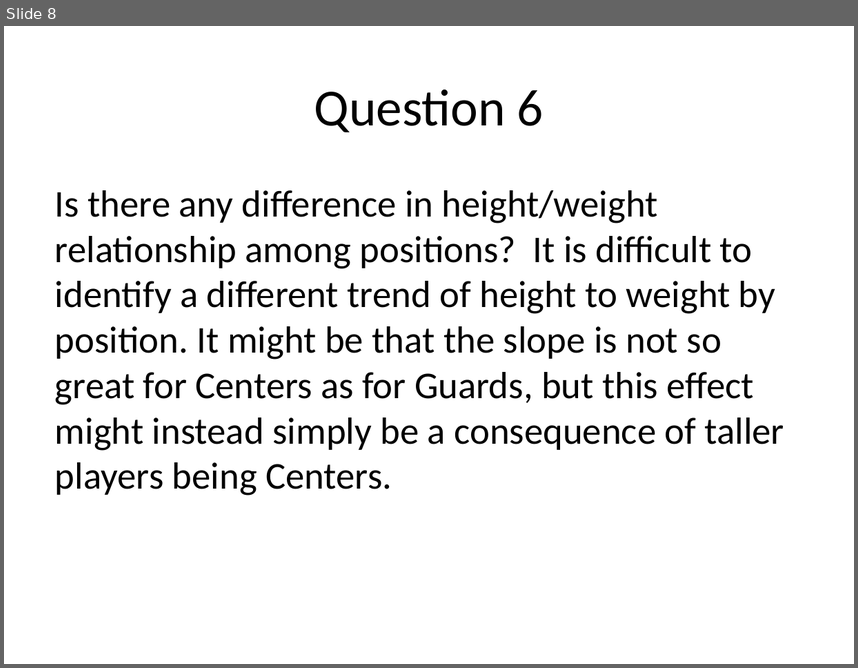
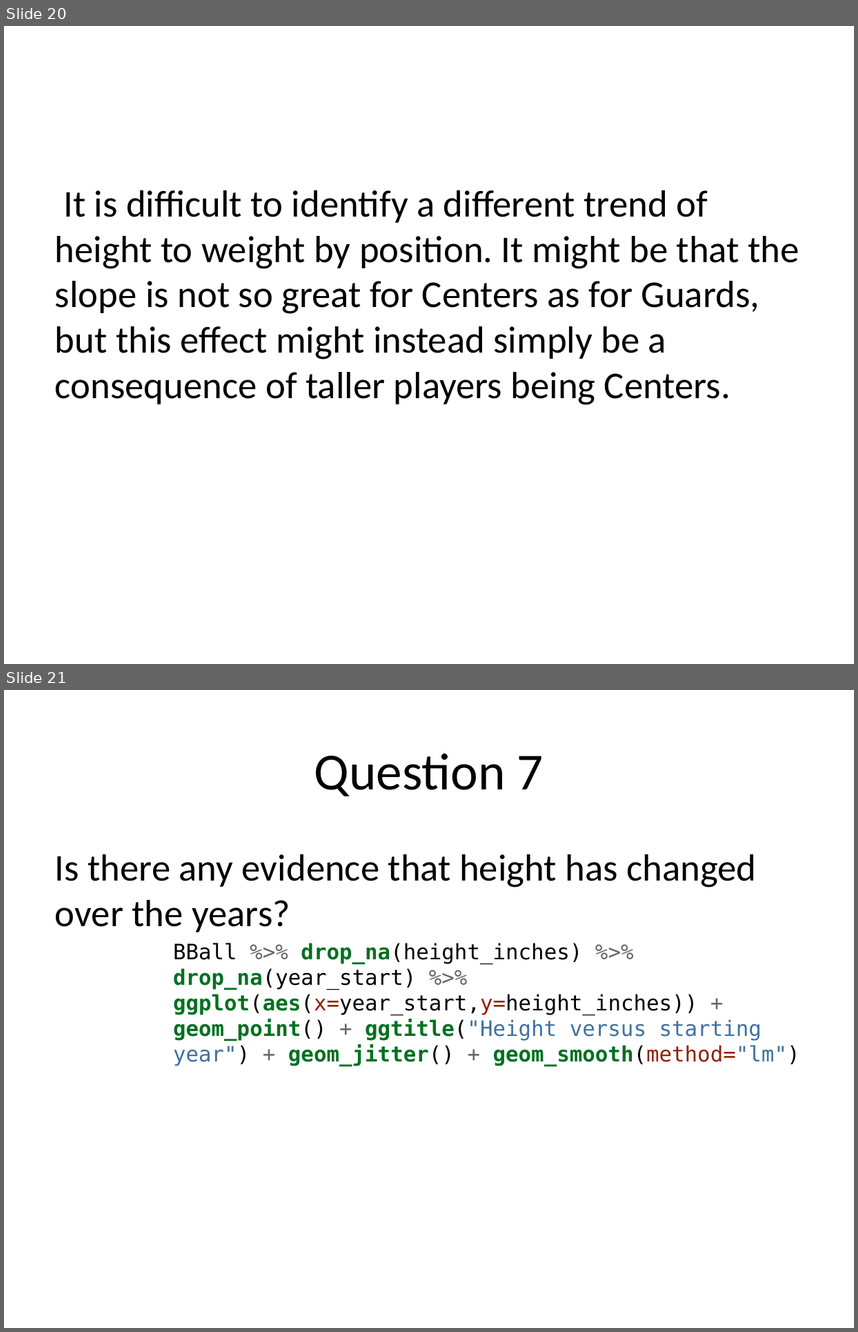
Before and after one commit to rmpalmer/MDS-6306-Doing-Data-Science-Fall-2019, a slide deck: Unit 2/Richard_Palmer_LiveSession_2.pptx. Shown one above the other, each under a label of ours: slide 8 before the commit, slides 20 and 21 after it. The pictures are 858x668 and 858x1332 pixels, drawn with LibreOffice and Linux fonts; fonts in the diff are those of the drawing. Boxes give left, top, right and bottom in pixels: in the first picture for what was removed or moved away, otherwise in the second. Text is boxed around its words. In the diff, an @@ line names an element or a change of style, - is before the commit and + after.

```diff
--- a/Unit 2/Richard_Palmer_LiveSession_2.pptx
+++ b/Unit 2/Richard_Palmer_LiveSession_2.pptx
@@ slide 21 added at (4,690,854,1328), background #FFFFFF @@
@@ title added at (314,753,544,796), 44 pt, text #000000 @@
+Question 7
@@ text added at (55,854,800,1065), 18 pt, text #000000 @@
+Is there any evidence that height has changed over the years?
+BBall %>% drop_na(height_inches) %>% drop_na(year_start) %>% ggplot(aes(x=year_start,y=height_inches)) + geom_point() + ggtitle("Height versus starting year") + geom_jitter() + geom_smooth(method="lm")
@@ what was slide 8 is now slide 20 @@
@@ slide 20 changed as well @@
@@ title removed at (314,89,544,132) @@
-Question 6
@@ text at (55,190,799,405): text changed @@
-Is there any difference in height/weight relationship among positions? It is difficult to identify a different trend of height to weight by position. It might be that the slope is not so great for Centers as for Guards, but this effect might instead simply be a consequence of taller players being Centers.
+It is difficult to identify a different trend of height to weight by position. It might be that the slope is not so great for Centers as for Guards, but this effect might instead simply be a consequence of taller players being Centers.
```
Also in this commit, not shown: 8 other slides changed, 17 other slides added, 1 other file.
